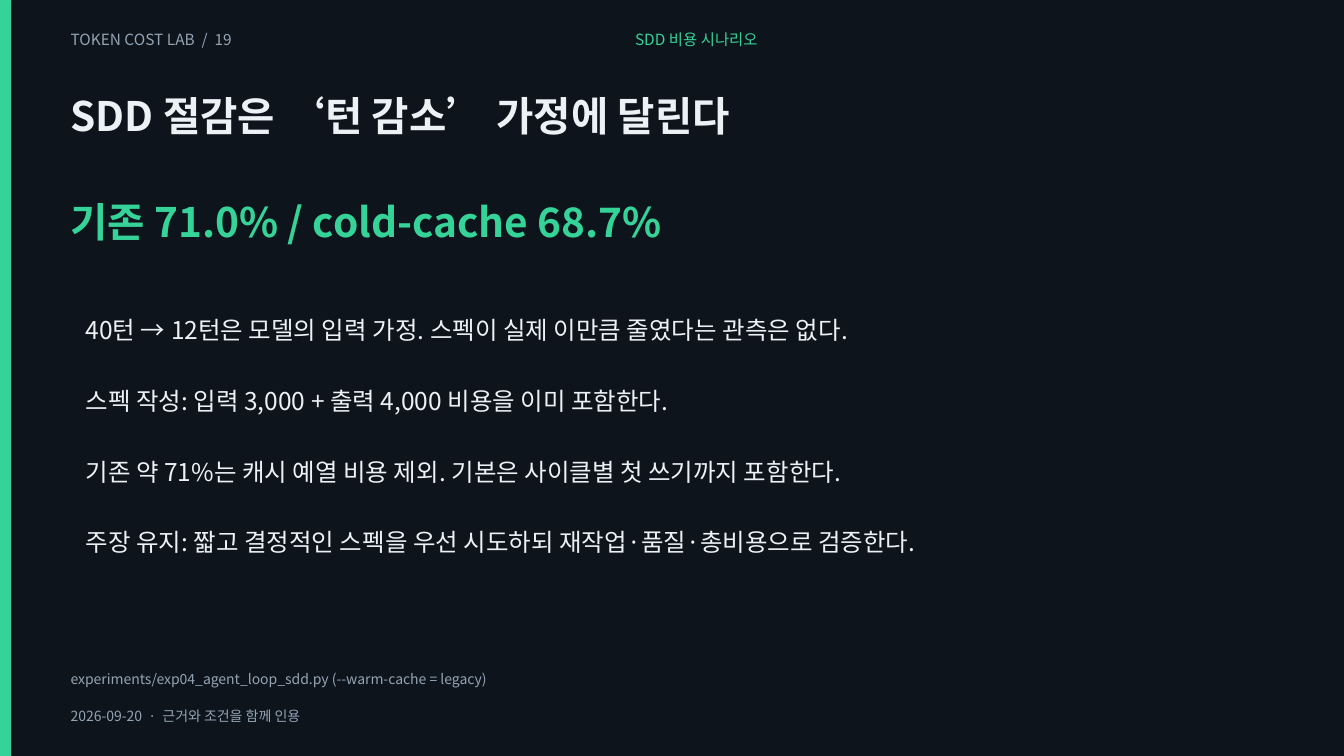
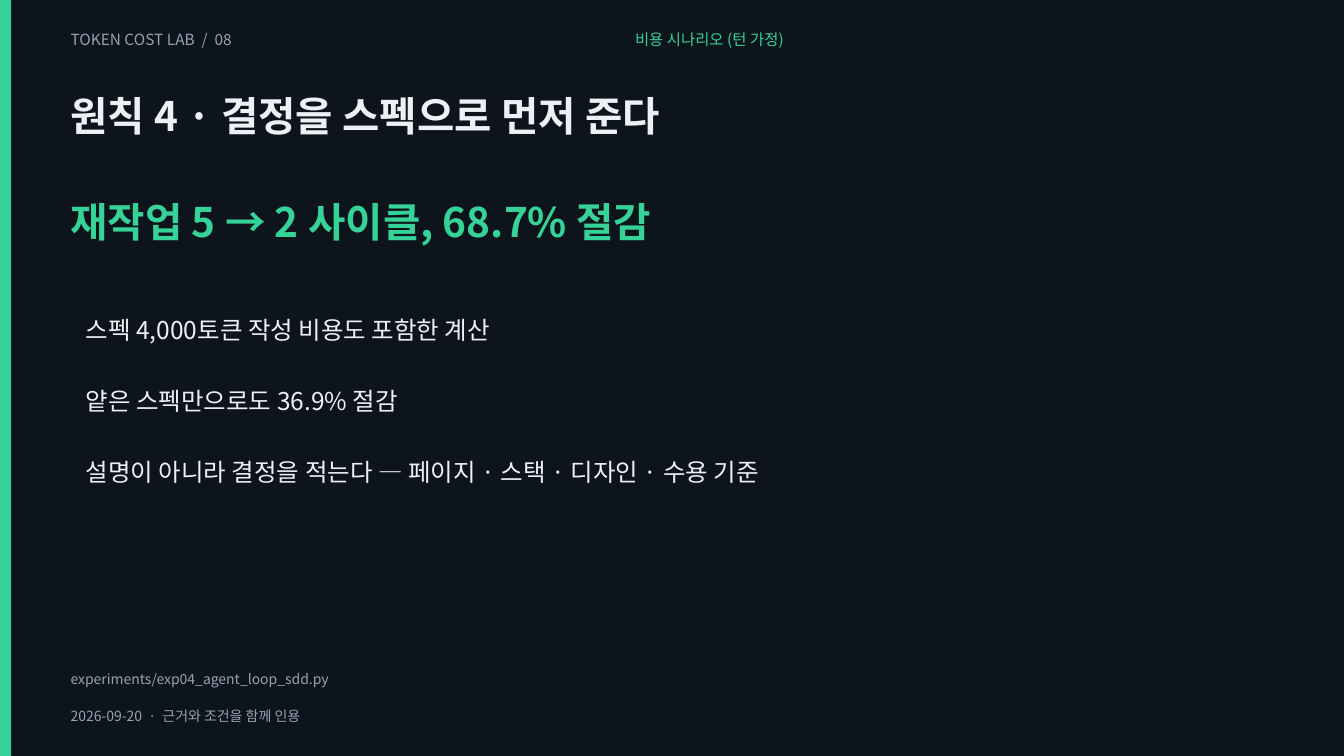
Before and after one commit to giyeop-cody/token-cost-lab, a slide deck: slide 8 of presentation/token_cost.pptx (slide 19 before the commit). Drawn at 1344x756 pixels with LibreOffice and Linux fonts; fonts in the diff are those of the drawing. Boxes give left, top, right and bottom in pixels: in the first picture for what was removed or moved away, otherwise in the second. Text is boxed around its words. In the diff, an @@ line names an element or a change of style, - is before the commit and + after.

```diff
--- a/presentation/token_cost.pptx
+++ b/presentation/token_cost.pptx
@@ text at (71,33,232,45): text changed @@
-TOKEN COST LAB / 19
+TOKEN COST LAB / 08
@@ text at (635,32,784,48): text changed @@
-SDD 비용 시나리오
+비용 시나리오 (턴 가정)
@@ text at (71,97,660,135): text changed @@
-SDD 절감은 ‘턴 감소’ 가정에 달린다
+원칙 4 · 결정을 스펙으로 먼저 준다
@@ text at (71,203,652,246): text changed @@
-기존 71.0% / cold-cache 68.7%
+재작업 5 → 2 사이클, 68.7% 절감
@@ text at (86,318,490,344): text changed @@
-스펙 작성: 입력 3,000 + 출력 4,000 비용을 이미 포함한다.
+스펙 4,000토큰 작성 비용도 포함한 계산
@@ text removed at (86,318,848,341) @@
-40턴 → 12턴은 모델의 입력 가정. 스펙이 실제 이만큼 줄였다는 관측은 없다.
@@ text added at (86,389,398,412), 17.5 pt, text #ECF1F6 @@
+얕은 스펙만으로도 36.9% 절감
@@ text at (86,460,759,483): text changed @@
-기존 약 71%는 캐시 예열 비용 제외. 기본은 사이클별 첫 쓰기까지 포함한다.
+설명이 아니라 결정을 적는다 — 페이지 · 스택 · 디자인 · 수용 기준
@@ text removed at (86,530,915,553) @@
-주장 유지: 짧고 결정적인 스펙을 우선 시도하되 재작업·품질·총비용으로 검증한다.
@@ text at (71,673,329,688): text changed @@
-experiments/exp04_agent_loop_sdd.py (--warm-cache = legacy)
+experiments/exp04_agent_loop_sdd.py
```
Also in this commit, not shown: 27 other slides changed, 1 slide added, 1 slide removed, 28 other files.
